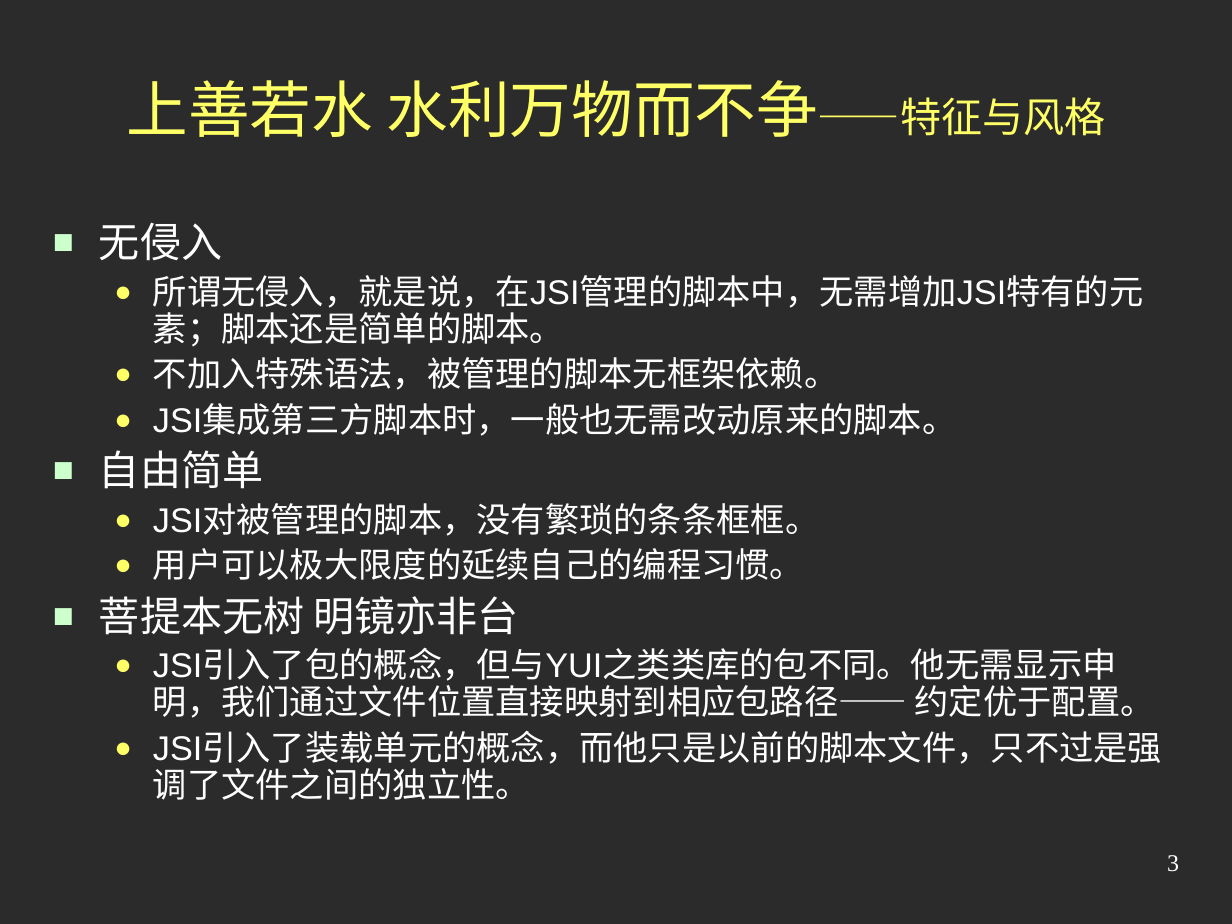
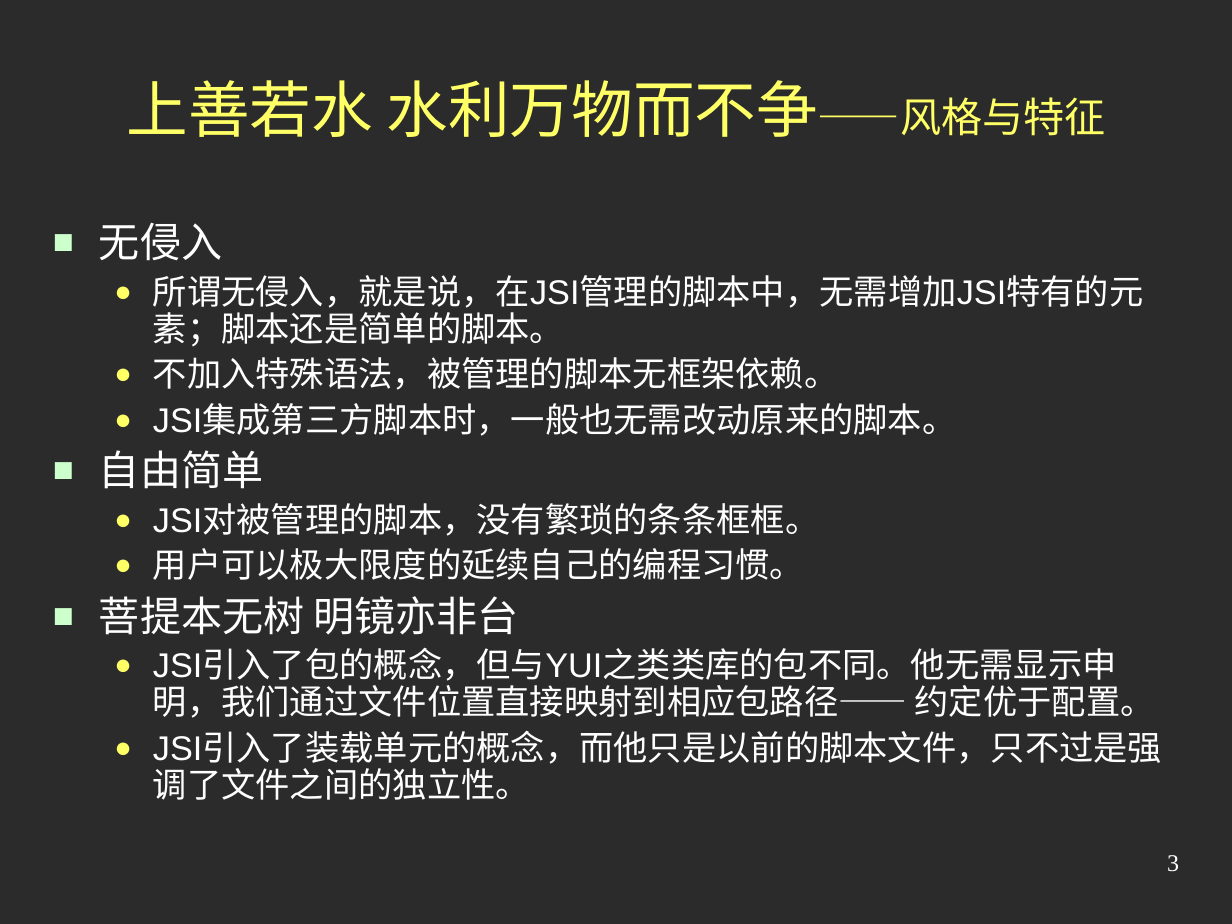
Before and after one commit to austgl/jsi, a slide deck: slide 3 of JSI2/web/doc/Preview2.ppt. Drawn at 1232x924 pixels with LibreOffice and Linux fonts; fonts in the diff are those of the drawing; background and template pictures are left out; a plain dark background stands for a picture behind light text. Boxes give left, top, right and bottom in pixels: in the first picture for what was removed or moved away, otherwise in the second. Text is boxed around its words. In the diff, an @@ line names an element or a change of style, - is before the commit and + after.

```diff
--- a/JSI2/web/doc/Preview2.ppt
+++ b/JSI2/web/doc/Preview2.ppt
@@ title at (127,80,1106,137): text changed @@
-上善若水 水利万物而不争——特征与风格
+上善若水 水利万物而不争——风格与特征
```
Also in this commit, not shown: 2 other slides changed, 1 other file.
